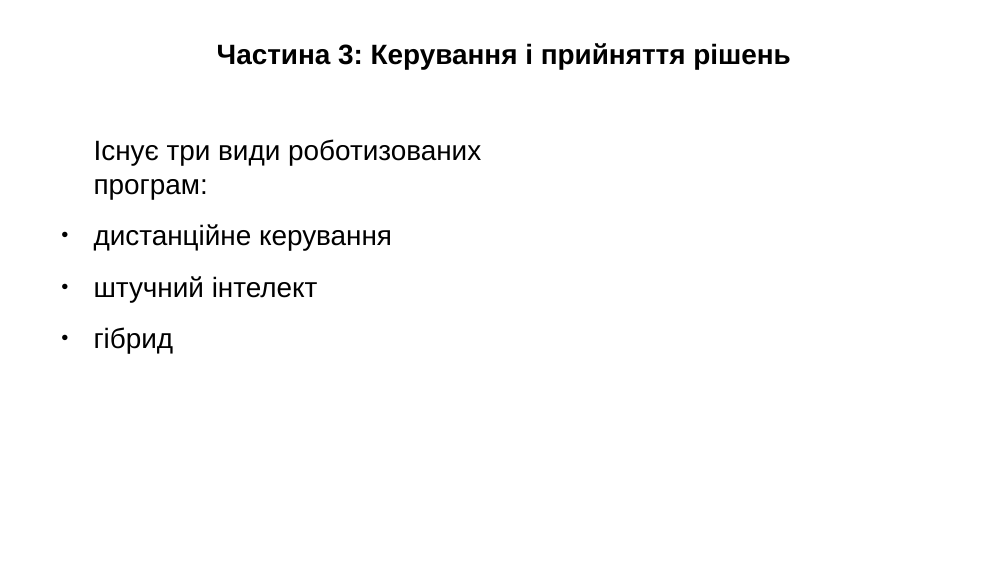
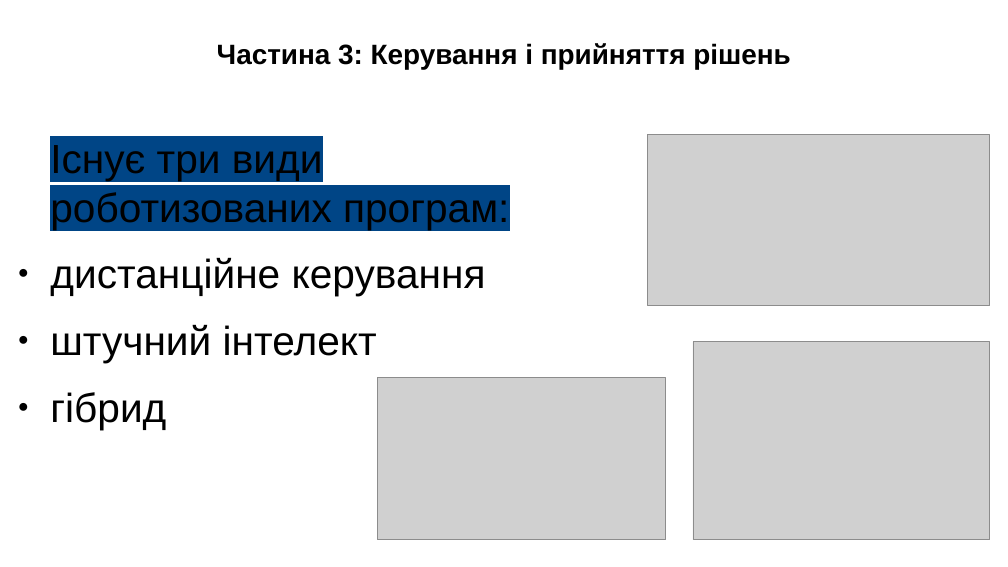
Before and after one commit to viacheslav-davydenko-26-kse/kse-cs101-group-presentation, a slide deck: slide 1 of blocks/03_viacheslav/assets/slides.odp. Drawn at 1008x567 pixels with LibreOffice and Linux fonts; fonts in the diff are those of the drawing; grey boxes stand for pictures. Boxes give left, top, right and bottom in pixels: in the first picture for what was removed or moved away, otherwise in the second. Text is boxed around its words. In the diff, an @@ line names an element or a change of style, - is before the commit and + after.

Commit message:
feat(pr3): make final slides in pdf

```diff
--- a/blocks/03_viacheslav/assets/slides.odp
+++ b/blocks/03_viacheslav/assets/slides.odp
@@ text "Існує три види роботизованих програм:" moved from (x1=94, y1=139, x2=481, y2=353) to (x1=50, y1=145, x2=509, y2=430) @@
@@ text "Існує три види роботизованих програм:" at (x1=50, y1=145, x2=509, y2=430): size 22 to 32 pt; highlight none to #004586 in "Існує три види роботизованих програм:" @@
@@ picture added at (x1=649, y1=135, x2=991, y2=306) @@
@@ picture added at (x1=693, y1=342, x2=991, y2=541) @@
@@ picture added at (x1=377, y1=378, x2=666, y2=540) @@
```
Also in this commit, not shown: 10 slides added, 5 other files.
